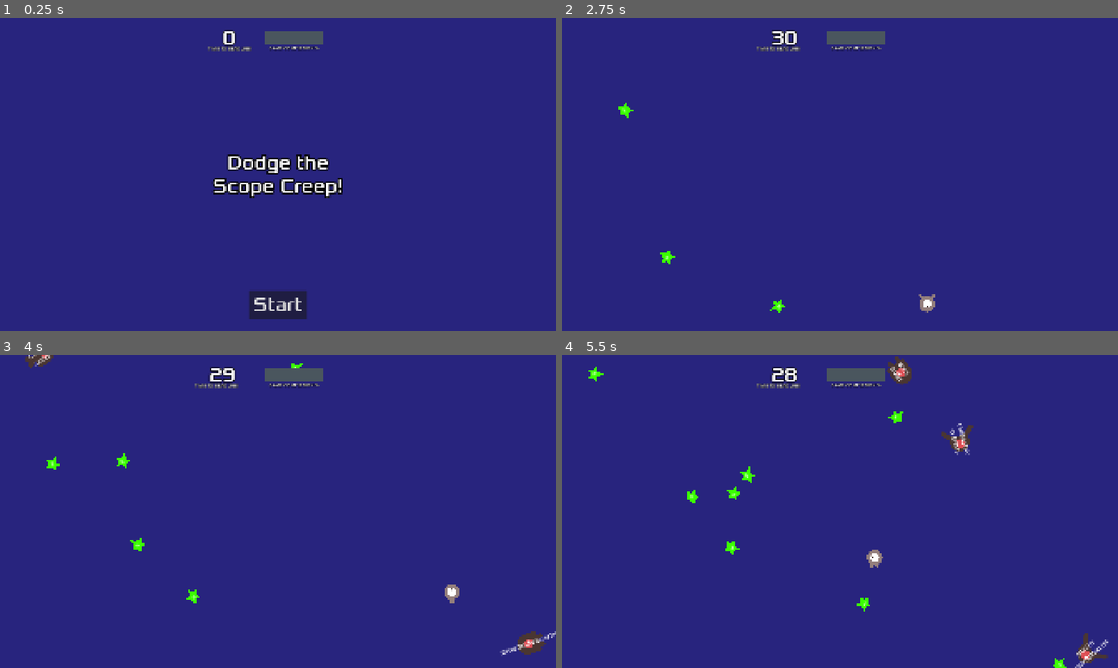
Above: before the commit, frames 1-4 (two rows, left to right).
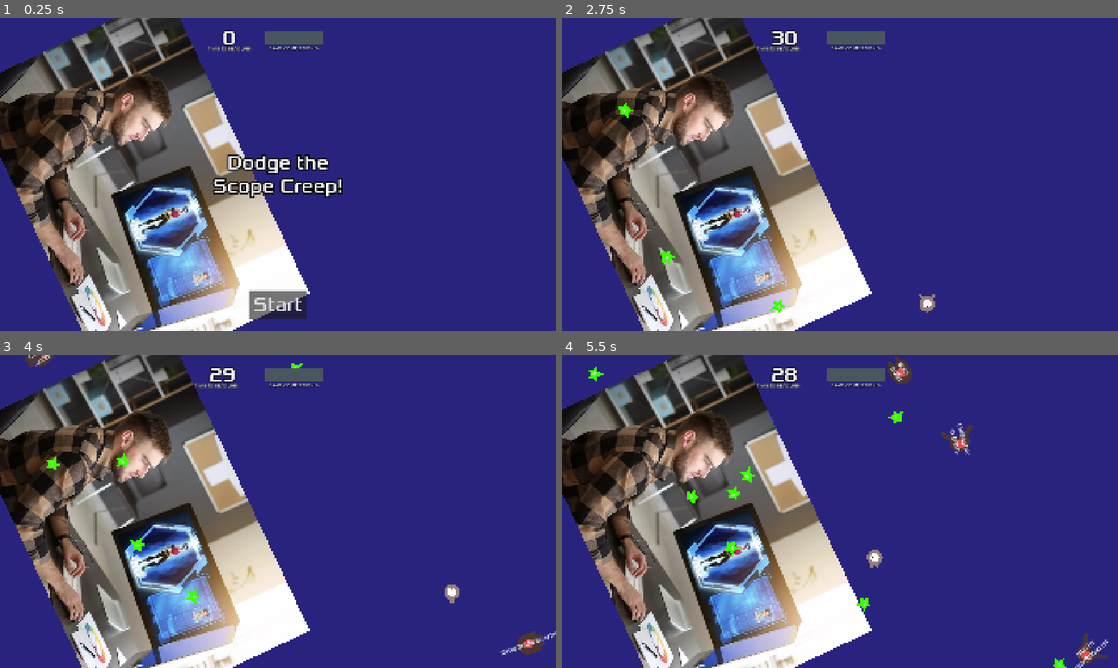
Above: after the commit, the same moments.

Repository: jorj-cedar/scope-creep
Game: Godot game, scene res://scenes/main.tscn
Two runs of this game, one before a commit and one after it. Both use one fixed random seed, a clock stepped at 60 frames per second and the inputs below.
Inputs:
- Up to frame 1 (0.25 s): no input
- Up to frame 2 (2.75 s): click "Start" at 0.5 s; hold Right (move_right) 1.28-2.03 s; hold Down (move_down) from 2.03 s (still down)
- Up to frame 3 (4 s): release Down (move_down) at 2.78 s; hold Right (move_right) 2.78-3.53 s; hold Up (move_up) from 3.53 s (still down)
- Up to frame 4 (5.5 s): release Up (move_up) at 4.28 s; hold Left (move_left) from 4.28 s (still down)

The runs differ from the first frame. In frame 1, 38% of the frame differs, in the area x 0-56%, y 0-100%; in frame 2, 38%; in frame 3, 38%; in frame 4, 38%.

Commit message:
devguy is back
he's back!

Diff:
--- a/scenes/main.tscn
+++ b/scenes/main.tscn
@@ -29,11 +29,11 @@
 color = Color(0.15900984, 0.14016199, 0.49493188, 1)
 
 [node name="TextureRect" type="TextureRect" parent="."]
-visible = false
-offset_left = -272.0
-offset_top = -40.0
-offset_right = 1320.0
-offset_bottom = 1022.0
+offset_left = 580.0
+offset_top = -84.999985
+offset_right = 2172.0
+offset_bottom = 977.0
+rotation = 1.129279
 scale = Vector2(0.7200019, 0.7200019)
 texture = ExtResource("3_7mycd")
 
